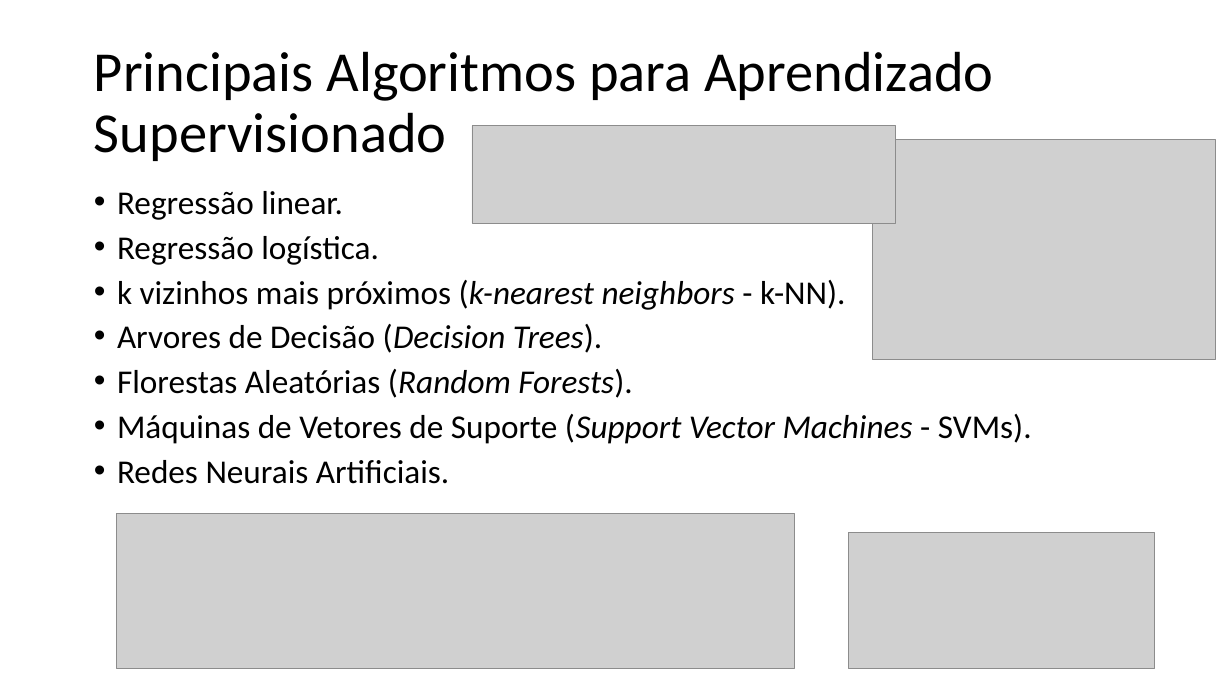
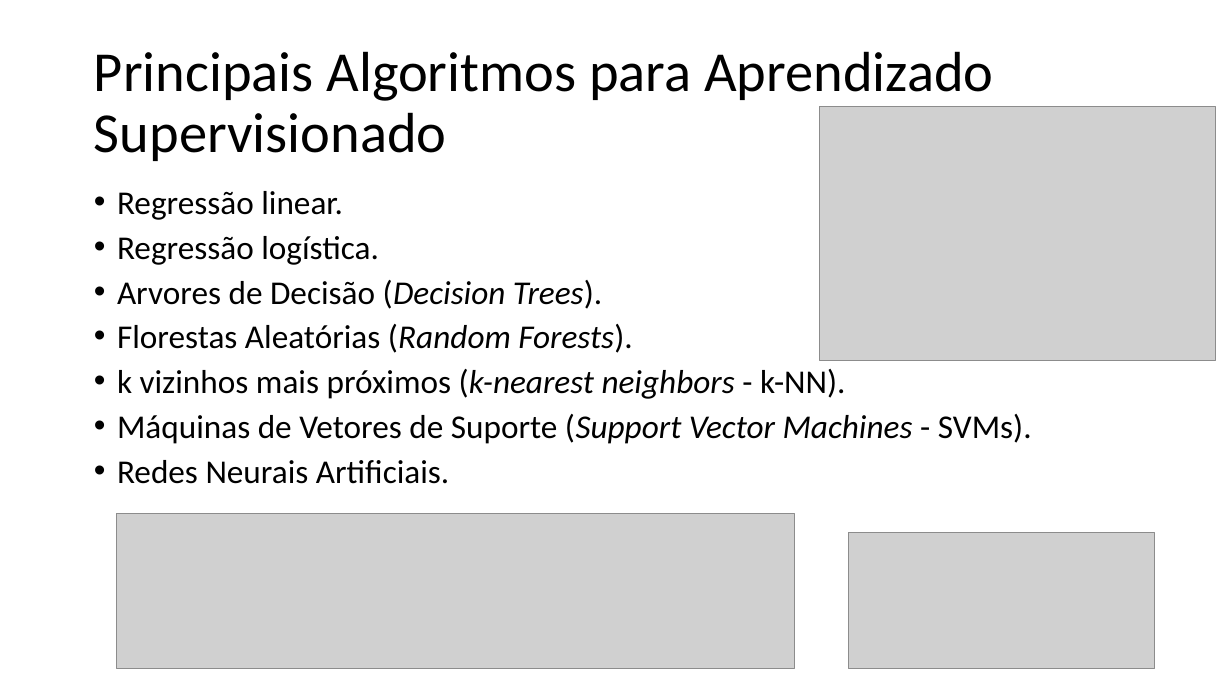
Before and after one commit to zz4fap/t319_aprendizado_de_maquina, a slide deck: slide 16 of slides/T319_Introdução.pptx. Drawn at 1232x693 pixels with LibreOffice and Linux fonts; fonts in the diff are those of the drawing; grey boxes stand for pictures. Boxes give left, top, right and bottom in pixels: in the first picture for what was removed or moved away, otherwise in the second. Text is boxed around its words. In the diff, an @@ line names an element or a change of style, - is before the commit and + after.

```diff
--- a/slides/T319_Introdução.pptx
+++ b/slides/T319_Introdução.pptx
@@ picture: place and size @@
-picture at (872,140,1215,360)
+picture at (820,106,1216,360)
@@ picture removed at (472,126,896,223) @@
@@ text at (117,280,845,310): paragraph removed @@
-• k vizinhos mais próximos (k-nearest neighbors - k-NN).
@@ text at (117,369,845,399): paragraph added @@
+• k vizinhos mais próximos (k-nearest neighbors - k-NN).
```
Also in this commit, not shown: 14 other slides changed, 10 other files.
